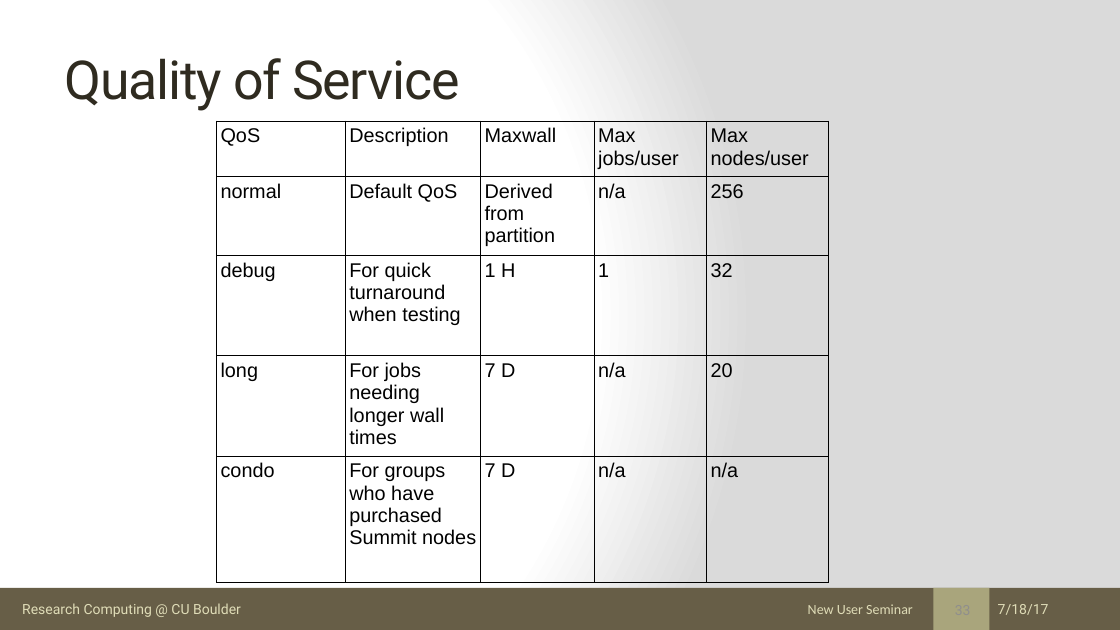
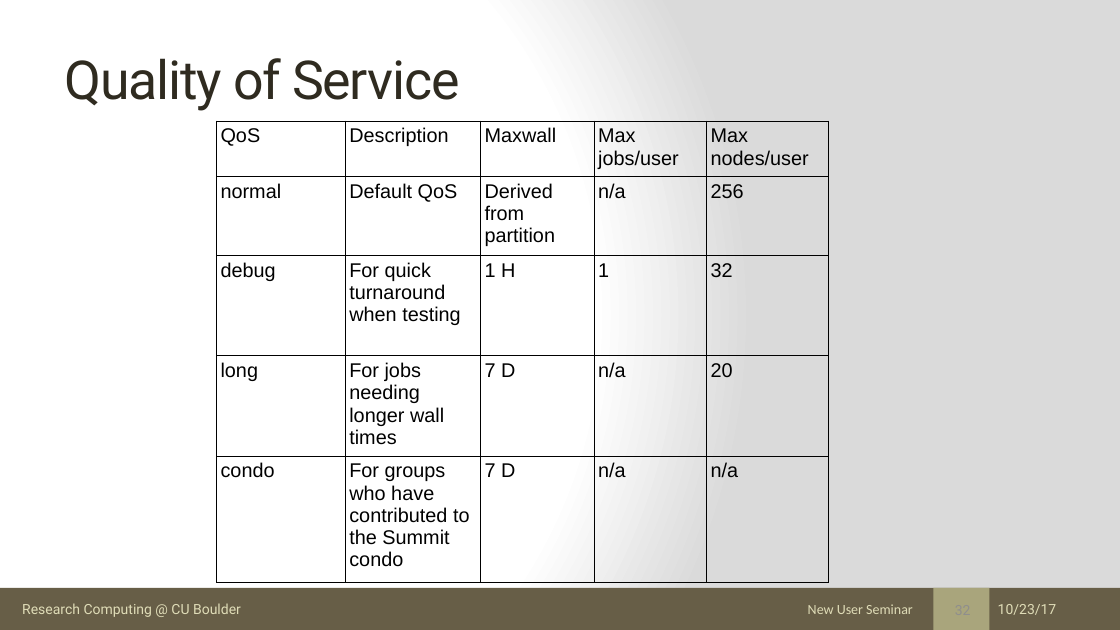
Before and after one commit to ResearchComputing/New_User_Seminar, a slide deck: slide 32 of rc_new_user_seminar_2017.pptx (slide 33 before the commit). Drawn at 1120x630 pixels with LibreOffice and Linux fonts; fonts in the diff are those of the drawing. Boxes give left, top, right and bottom in pixels: in the first picture for what was removed or moved away, otherwise in the second. Text is boxed around its words. In the diff, an @@ line names an element or a change of style, - is before the commit and + after.

```diff
--- a/rc_new_user_seminar_2017.pptx
+++ b/rc_new_user_seminar_2017.pptx
@@ table at box(217, 121, 828, 586) @@
-row 5, column 2: For groups who have purchased Summit nodes
+row 5, column 2: For groups who have contributed to the Summit condo
@@ text at box(998, 604, 1057, 615): text changed @@
-7/18/17
+10/23/17
```
Also in this commit, not shown: 54 other slides changed, 1 slide removed, 1 other file.
